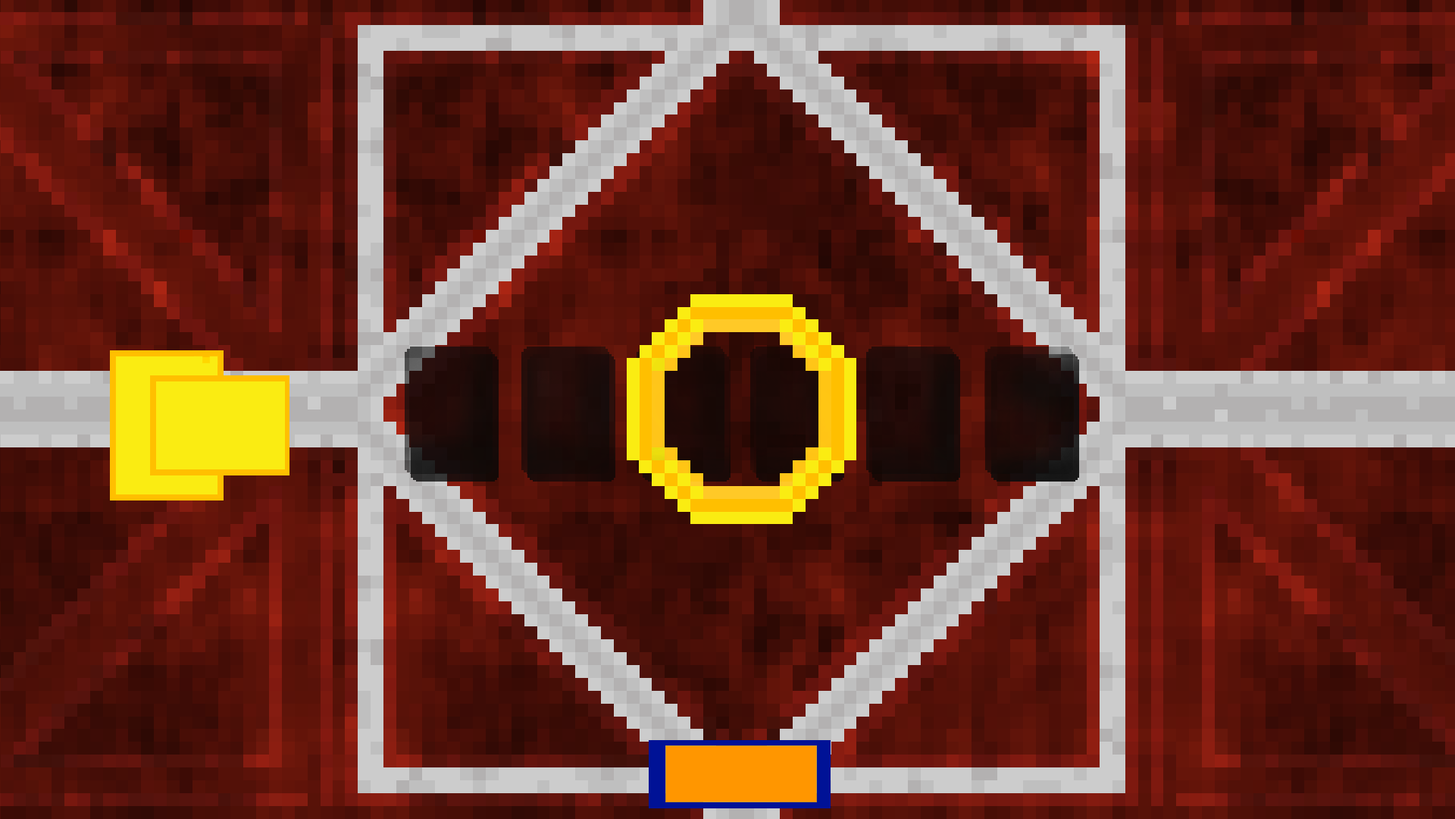
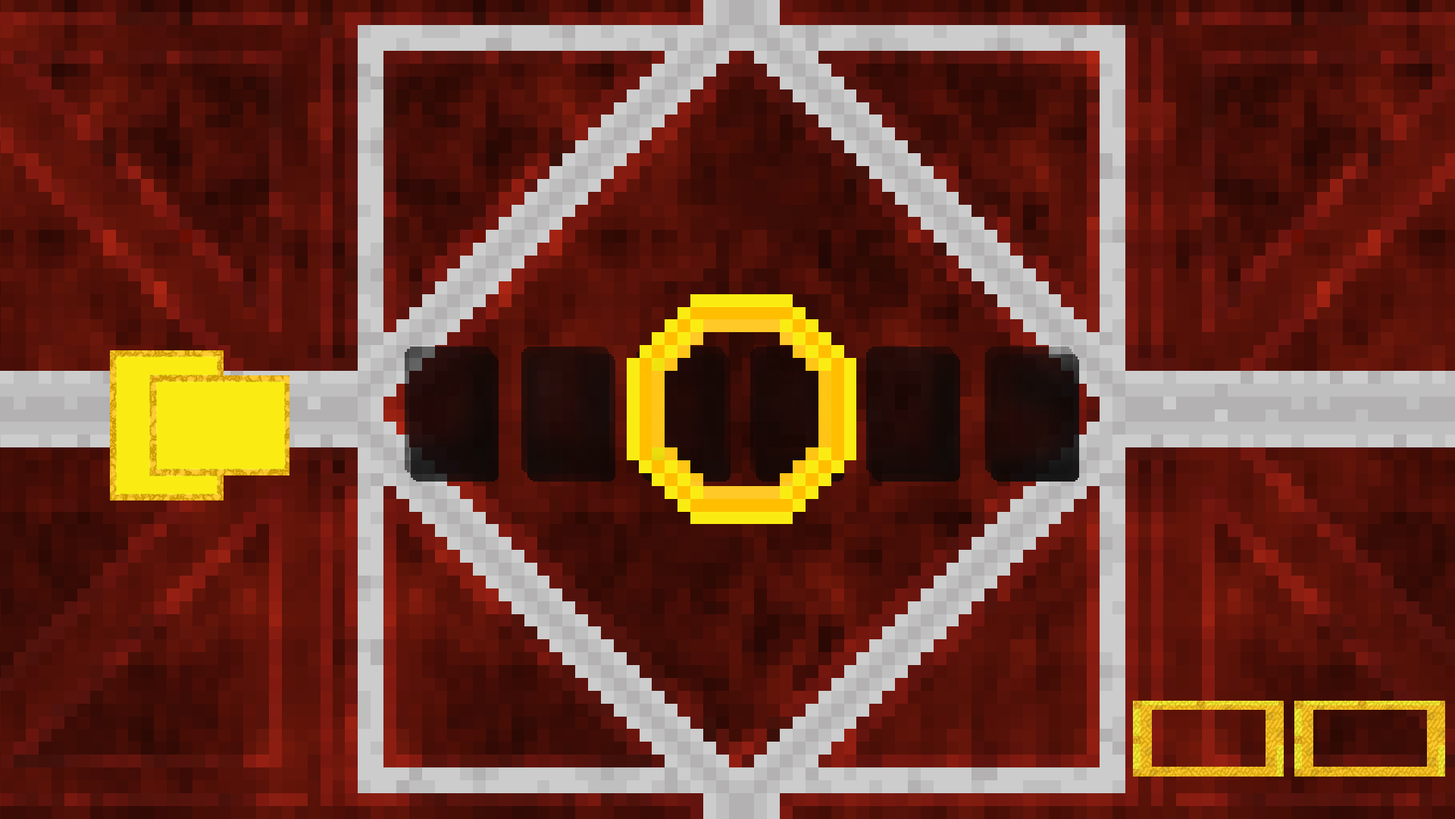
Comparing the layer stacks of the two 1455 x 819 images. Changes:
removed layer "Layer 3" over [665, 745, 818, 802]
removed layer "Layer 2" over [665, 745, 818, 802]
removed layer "Layer 1" over [665, 745, 818, 802]
removed layer "ButtonHolder" over [648, 739, 831, 809]
added layer "Button Holder(right)" above "Button Holder (left)" over [1294, 700, 1446, 777]
added layer "Button Holder (left)" above "Cards" over [1133, 700, 1285, 777]
painted on "DeckHolder" over [109, 350, 290, 501]
